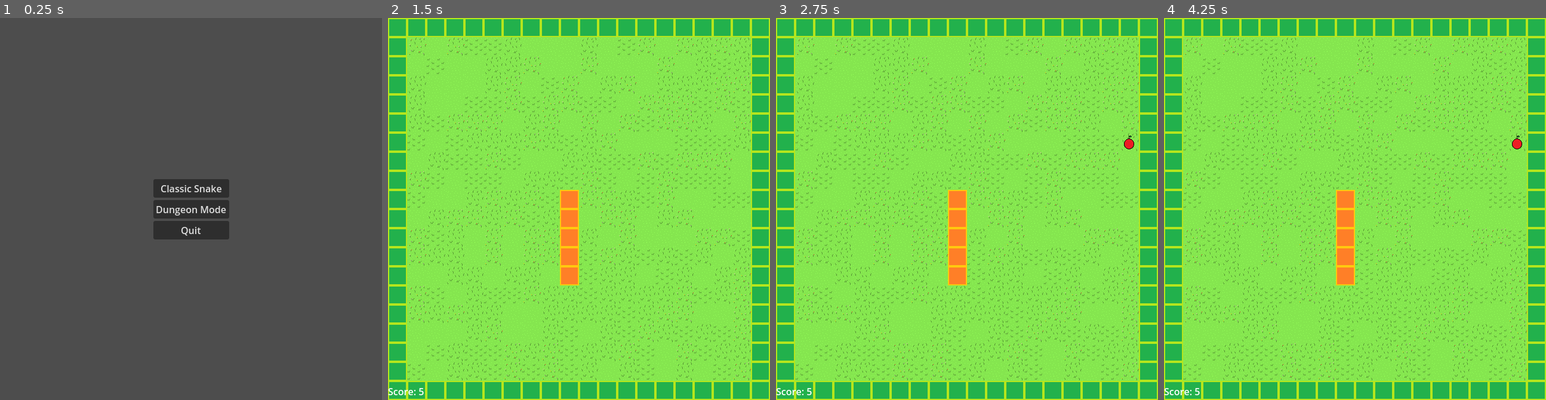
Above: before the commit, frames 1-4 (left to right).
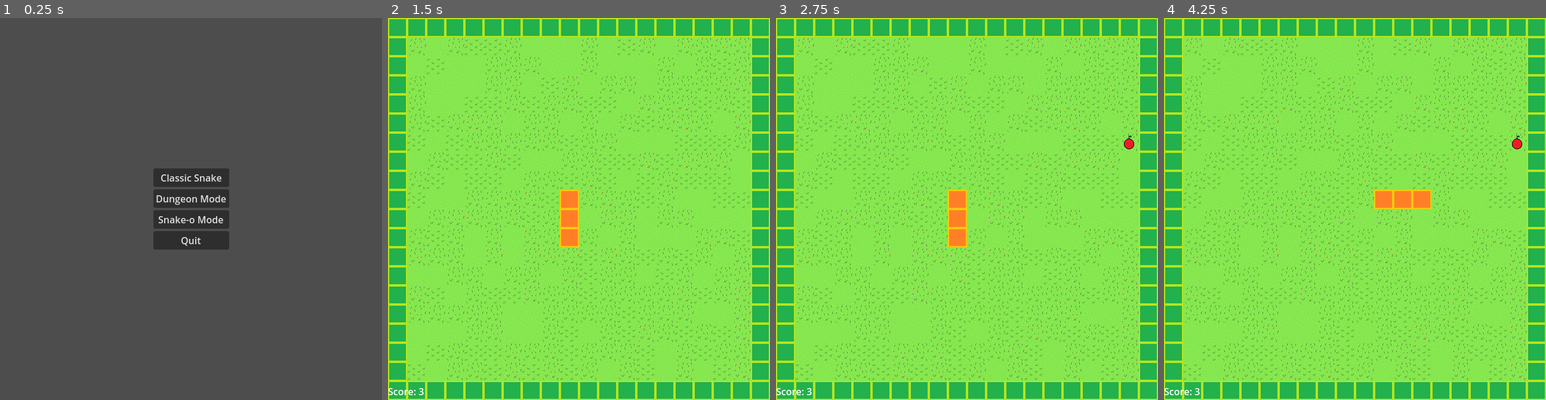
Above: after the commit, the same moments.

Repository: sethbabauta/snake-run
Game: Godot game, scene res://Scenes/menu.tscn
Same seed, same stepped clock (60 frames per second), same inputs: the game is played once before the commit and once after it.
Inputs (mouse positions are in pixels of both pictures, inside the frame that each line leads up to):
- Up to frame 1 (0.25 s): no input
- Up to frame 2 (1.5 s): click (579, 220) at 0.5 s, where only the run after the commit has a clickable "Snake-o Mode"; click (579, 189) at 1.25 s, where only the run before the commit has a clickable "Classic Snake"
- Up to frame 3 (2.75 s): tap Enter at 2 s; hold D (turn_right) from 2.03 s (still down); hold Shift (drop_item) from 2.03 s (still down)
- Up to frame 4 (4.25 s): tap Space (use_item) at 2.75, 2.85 s; release D (turn_right) at 2.78 s; release Shift (drop_item) at 2.78 s; hold S (turn_down) 2.78-3.53 s; tap Enter at 3.5 s; hold D (turn_right) from 3.53 s (still down); hold Shift (drop_item) from 3.53 s (still down)

The runs differ from the first frame. In frame 1, 2.1% of the frame differs, in the area x 40-60%, y 39-61%; in frame 2, 0.5%; in frame 3, 0.5%; in frame 4, 2.0%.

Commit message:
add snakeo scene and apple flipping mechanic

Diff:
--- a/Scenes/classic_death_screen.tscn
+++ b/Scenes/classic_death_screen.tscn
@@ -32,19 +32,19 @@
 size_flags_horizontal = 0
 size_flags_vertical = 8
 
-[node name="Score" type="Label" parent="MainButtonsContainer"]
+[node name="DeathMessage" type="Label" parent="MainButtonsContainer"]
 layout_mode = 2
-size_flags_horizontal = 4
-text = "Score: 0"
+text = "LMFAOOOOOO"
+horizontal_alignment = 1
 
 [node name="EMPTY" type="Label" parent="MainButtonsContainer"]
 layout_mode = 2
 text = "Dev High Score: 80"
 
-[node name="DeathMessage" type="Label" parent="MainButtonsContainer"]
+[node name="Score" type="Label" parent="MainButtonsContainer"]
 layout_mode = 2
-text = "LMFAOOOOOO"
-horizontal_alignment = 1
+size_flags_horizontal = 4
+text = "Your score: 0"
 
 [node name="PlayAgain" type="Button" parent="MainButtonsContainer"]
 layout_mode = 2
--- a/Scenes/menu.tscn
+++ b/Scenes/menu.tscn
@@ -12,6 +12,7 @@
 script = ExtResource("1_a7i57")
 classic_scene = "res://Scenes/classic.tscn"
 dungeon_scene = "res://Scenes/adventure.tscn"
+snakeo_scene = "res://Scenes/snakeo.tscn"
 demo_scene = "res://Scenes/demo.tscn"
 
 [node name="VBoxContainer" type="VBoxContainer" parent="."]
@@ -36,10 +37,15 @@
 layout_mode = 2
 text = "Dungeon Mode"
 
+[node name="StartSnake-oMode" type="Button" parent="VBoxContainer"]
+layout_mode = 2
+text = "Snake-o Mode"
+
 [node name="Quit" type="Button" parent="VBoxContainer"]
 layout_mode = 2
 text = "Quit"
 
 [connection signal="pressed" from="VBoxContainer/StartClassic" to="." method="_on_start_classic_pressed"]
 [connection signal="pressed" from="VBoxContainer/StartDungeon" to="." method="_on_start_dungeon_pressed"]
+[connection signal="pressed" from="VBoxContainer/StartSnake-oMode" to="." method="_on_start_snakeo_pressed"]
 [connection signal="pressed" from="VBoxContainer/Quit" to="." method="_on_quit_pressed"]
--- /dev/null
+++ b/Scenes/snakeo.tscn
@@ -0,0 +1,33 @@
+[gd_scene load_steps=6 format=3 uid="uid://cu6he2syq2bse"]
+
+[ext_resource type="Script" path="res://Scripts/snakeo.gd" id="1_by8yj"]
+[ext_resource type="Script" path="res://Scripts/main.gd" id="2_kvh2w"]
+[ext_resource type="PackedScene" uid="uid://dc70xjui22ivx" path="res://Scenes/move_timer.tscn" id="3_sdot4"]
+[ext_resource type="PackedScene" uid="uid://cldb30o8i8473" path="res://Scenes/collision_query.tscn" id="4_u1v70"]
+[ext_resource type="PackedScene" uid="uid://2esaq6uvofnq" path="res://Scenes/game_ui.tscn" id="5_m1c66"]
+
+[node name="Snakeo" type="Node" node_paths=PackedStringArray("main_node")]
+script = ExtResource("1_by8yj")
+snakeo_death_screen = "res://Scenes/snakeo_death_screen.tscn"
+main_node = NodePath("Main")
+
+[node name="Main" type="Node" parent="." node_paths=PackedStringArray("follow_camera", "gamemode_node")]
+script = ExtResource("2_kvh2w")
+follow_camera = NodePath("../Camera2D")
+gamemode_node = NodePath("..")
+
+[node name="MoveTimer" parent="." instance=ExtResource("3_sdot4")]
+autostart = false
+
+[node name="Camera2D" type="Camera2D" parent="."]
+position = Vector2(320, 320)
+
+[node name="CollisionQuery" parent="Camera2D" instance=ExtResource("4_u1v70")]
+
+[node name="GameUI" parent="." instance=ExtResource("5_m1c66")]
+
+[connection signal="SPEED_1" from="MoveTimer" to="Main" method="_on_move_timer_speed_1"]
+[connection signal="SPEED_2" from="MoveTimer" to="Main" method="_on_move_timer_speed_2"]
+[connection signal="SPEED_3" from="MoveTimer" to="Main" method="_on_move_timer_speed_3"]
+[connection signal="SPEED_4" from="MoveTimer" to="Main" method="_on_move_timer_speed_4"]
+[connection signal="SPEED_5" from="MoveTimer" to="Main" method="_on_move_timer_speed_5"]
--- /dev/null
+++ b/Scenes/snakeo_death_screen.gd
@@ -0,0 +1,21 @@
+class_name SnakeoDeathScreen extends Control
+
+@export_file("*.tscn") var snakeo_scene
+@export_file("*.tscn") var menu_scene
+@export var score_label: Label
+
+
+func _ready() -> void:
+	score_label.text = "Score: %d" % ScoreKeeper.score
+
+
+func _on_play_again_pressed() -> void:
+	get_tree().change_scene_to_file(snakeo_scene)
+
+
+func _on_menu_pressed() -> void:
+	get_tree().change_scene_to_file(menu_scene)
+
+
+func _on_quit_pressed() -> void:
+	get_tree().quit()
--- /dev/null
+++ b/Scenes/snakeo_death_screen.tscn
@@ -0,0 +1,59 @@
+[gd_scene load_steps=2 format=3 uid="uid://bvb4k8h5376d2"]
+
+[ext_resource type="Script" path="res://Scenes/snakeo_death_screen.gd" id="1_014u3"]
+
+[node name="SnakeoDeathScreen" type="Control" node_paths=PackedStringArray("score_label")]
+layout_mode = 3
+anchors_preset = 15
+anchor_right = 1.0
+anchor_bottom = 1.0
+grow_horizontal = 2
+grow_vertical = 2
+script = ExtResource("1_014u3")
+snakeo_scene = "res://Scenes/snakeo.tscn"
+menu_scene = "res://Scenes/menu.tscn"
+score_label = NodePath("ButtonsContainer/Score")
+
+[node name="ButtonsContainer" type="VBoxContainer" parent="."]
+layout_mode = 1
+anchors_preset = 8
+anchor_left = 0.5
+anchor_top = 0.5
+anchor_right = 0.5
+anchor_bottom = 0.5
+offset_left = -60.5
+offset_top = -91.0
+offset_right = 60.5
+offset_bottom = 91.0
+grow_horizontal = 2
+grow_vertical = 2
+
+[node name="DeathMessage" type="Label" parent="ButtonsContainer"]
+layout_mode = 2
+text = "Oh no..."
+horizontal_alignment = 1
+
+[node name="EMPTY" type="Label" parent="ButtonsContainer"]
+layout_mode = 2
+text = "Dev High Score:"
+
+[node name="Score" type="Label" parent="ButtonsContainer"]
+layout_mode = 2
+size_flags_horizontal = 4
+text = "Your score: 0"
+
+[node name="PlayAgain" type="Button" parent="ButtonsContainer"]
+layout_mode = 2
+text = "Play Again"
+
+[node name="Menu" type="Button" parent="ButtonsContainer"]
+layout_mode = 2
+text = "Menu"
+
+[node name="Quit" type="Button" parent="ButtonsContainer"]
+layout_mode = 2
+text = "Quit"
+
+[connection signal="pressed" from="ButtonsContainer/PlayAgain" to="." method="_on_play_again_pressed"]
+[connection signal="pressed" from="ButtonsContainer/Menu" to="." method="_on_menu_pressed"]
+[connection signal="pressed" from="ButtonsContainer/Quit" to="." method="_on_quit_pressed"]
--- a/Scripts/components.gd
+++ b/Scripts/components.gd
@@ -96,6 +96,19 @@
 
 			var new_event:= Event.new("ChangeDirection", {"direction": direction})
 			Event.queue_after_effect(self.game_object, new_event, event)
+
+
+class AppleFlipTimed extends Component:
+	var flip_seconds: int = 10
+
+	func fire_event(event: Event) -> Event:
+		if event.id == "KillSelf":
+			_temporarily_flip_apples()
+
+		return event
+
+	func _temporarily_flip_apples() -> void:
+		game_object.main_node.flip_apples_temporary(flip_seconds)
 
 
 class Crown extends Component:
--- a/Scripts/main.gd
+++ b/Scripts/main.gd
@@ -121,6 +121,15 @@
 	ability_user.fire_event(new_event)
 
 
+func delete_and_replace(
+		object_to_delete: GameEngine.GameObject,
+		name_of_replacement: String,
+) -> void:
+	var object_position: Vector2 = object_to_delete.physics_body.global_position
+	object_to_delete.delete_self()
+	spawn_and_place_object(name_of_replacement, object_position)
+
+
 func fire_delayed_event(
 		target: GameEngine.GameObject,
 		event: GameEngine.Event,
@@ -128,6 +137,39 @@
 ) -> void:
 	await get_tree().create_timer(delay_seconds).timeout
 	target.fire_event(event)
+
+
+func flip_apples() -> void:
+	var nutritious_apples: Array = get_game_objects_of_name("Apple")
+	var slightly_poisonous_apples: Array = get_game_objects_of_name("SlightlyPoisonousApple")
+
+	for nutritious_apple in nutritious_apples:
+		delete_and_replace(nutritious_apple, "SlightlyPoisonousAppleNoRespawn")
+
+	for slightly_poisonous_apple in slightly_poisonous_apples:
+		delete_and_replace(slightly_poisonous_apple, "AppleNoRespawn")
+
+
+func flip_apples_back() -> void:
+	var nutritious_apples: Array = get_game_objects_of_name("AppleNoRespawn")
+	var slightly_poisonous_apples: Array = get_game_objects_of_name("SlightlyPoisonousAppleNoRespawn")
+
+	for nutritious_apple in nutritious_apples:
+		delete_and_replace(nutritious_apple, "SlightlyPoisonousApple")
+
+	for slightly_poisonous_apple in slightly_poisonous_apples:
+		delete_and_replace(slightly_poisonous_apple, "Apple")
+
+
+func flip_apples_temporary(flip_seconds: int) -> void:
+	flip_apples()
+	await get_tree().create_timer(flip_seconds).timeout
+	flip_apples_back()
+
+	await get_tree().create_timer(1).timeout
+	var apples: Array = get_game_objects_of_name("Apple")
+	if not apples:
+		spawn_and_place_object("Apple")
 
 
 func get_closest_player_controlled(
--- a/Scripts/menu.gd
+++ b/Scripts/menu.gd
@@ -2,7 +2,7 @@
 
 @export_file("*.tscn") var classic_scene
 @export_file("*.tscn") var dungeon_scene
-@export_file("*.tscn") var adventure_scene
+@export_file("*.tscn") var snakeo_scene
 @export_file("*.tscn") var demo_scene
 
 
@@ -14,9 +14,8 @@
 	get_tree().change_scene_to_file(dungeon_scene)
 
 
-func _on_start_adventure_pressed() -> void:
-	pass
-	#get_tree().change_scene_to_file(adventure_scene)
+func _on_start_snakeo_pressed() -> void:
+	get_tree().change_scene_to_file(snakeo_scene)
 
 
 func _on_quit_pressed() -> void:
--- /dev/null
+++ b/Scripts/snakeo.gd
@@ -0,0 +1,36 @@
+class_name Snakeo extends Node
+
+@export_file("*.tscn") var snakeo_death_screen
+@export var main_node: Main
+
+const START_LENGTH = 3
+const DANGER_INTERVAL = 5
+const POWERUP_1_INTERVAL = 6
+
+
+func _ready() -> void:
+	ScoreKeeper.SCORE_CHANGED.connect(_on_score_changed)
+
+	self.main_node.spawn_background()
+	var start_position: Vector2 = Utils.convert_simple_to_world_coordinates(Vector2(9, 9))
+	self.main_node.spawn_player_snake(start_position, self.START_LENGTH)
+	self.main_node.spawn_start_barriers()
+
+	await get_tree().create_timer(1).timeout
+	self.main_node.spawn_and_place_object("Apple")
+
+	await get_tree().create_timer(2).timeout
+
+	var move_timer: Timer = get_node("MoveTimer")
+	move_timer.start()
+
+
+func end_game() -> void:
+	get_tree().change_scene_to_file(snakeo_death_screen)
+
+
+func _on_score_changed(score: int) -> void:
+	if score % DANGER_INTERVAL == 0:
+		self.main_node.spawn_and_place_object("SlightlyPoisonousApple")
+	if score % POWERUP_1_INTERVAL == 0:
+		self.main_node.spawn_and_place_object("TempAppleFlipper")
--- a/object_blueprints.svg
+++ b/object_blueprints.svg
@@ -43,6 +43,11 @@
 	<Component Name="DeathSpawner" names_as_string="Apple"/>
 </Blueprint>
 
+<Blueprint Name="AppleNoRespawn" Inherits="PhysicalObject">
+	<Component Name="Render" texture="apple.png"/>
+	<Component Name="Nutritious"/>
+</Blueprint>
+
 <Blueprint Name="DangerApple" Inherits="PhysicalObject">
 	<Component Name="Render" texture="apple.png"/>
 	<Component Name="Nutritious"/>
@@ -52,6 +57,17 @@
 <Blueprint Name="PoisonApple" Inherits="PhysicalObject">
 	<Component Name="Render" texture="poison_apple.png"/>
 	<Component Name="Poisonous" poison_level="1"/>
+</Blueprint>
+
+<Blueprint Name="SlightlyPoisonousApple" Inherits="PhysicalObject">
+	<Component Name="Render" texture="poison_apple.png"/>
+	<Component Name="Poisonous" poison_level="2"/>
+	<Component Name="DeathSpawner" names_as_string="SlightlyPoisonousApple,SlightlyPoisonousApple"/>
+</Blueprint>
+
+<Blueprint Name="SlightlyPoisonousAppleNoRespawn" Inherits="PhysicalObject">
+	<Component Name="Render" texture="poison_apple.png"/>
+	<Component Name="Poisonous" poison_level="2"/>
 </Blueprint>
 
 <Blueprint Name="DeadlyApple" Inherits="PhysicalObject">
@@ -99,3 +115,8 @@
 	<Component Name="Render" texture="crown2.png"/>
 	<Component Name="Crown"/>
 </Blueprint>
+
+<Blueprint Name="TempAppleFlipper" Inherits="PhysicalObject">
+	<Component Name="Render" texture="item_placeholder.png"/>
+	<Component Name="AppleFlipTimed" flip_seconds="10"/>
+</Blueprint>
